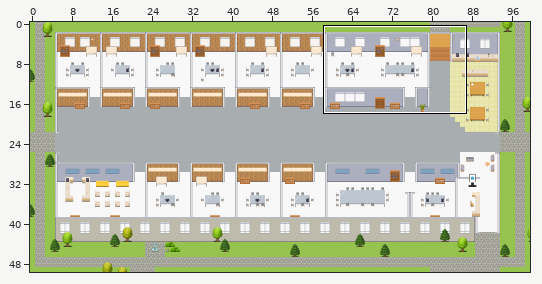
Level history. Tiled map (JSON): maps/CS-Customer-Experience-Platform-Farmer-Experience-Unit.tmj. Above, an overview of the earlier version with the close-up marked.
Close-up. Before the commit:
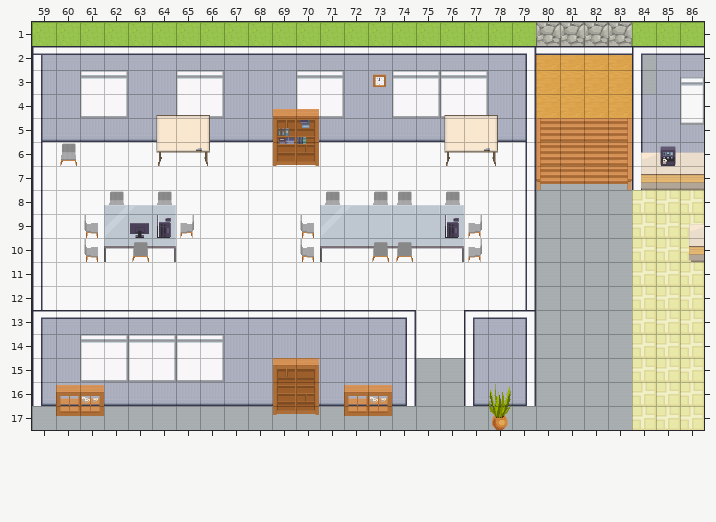
Cells are 32x32 px. Shown: x 59..86, y 1..17. The commit also changed other parts of the map, which this record leaves out.
Now the later version:
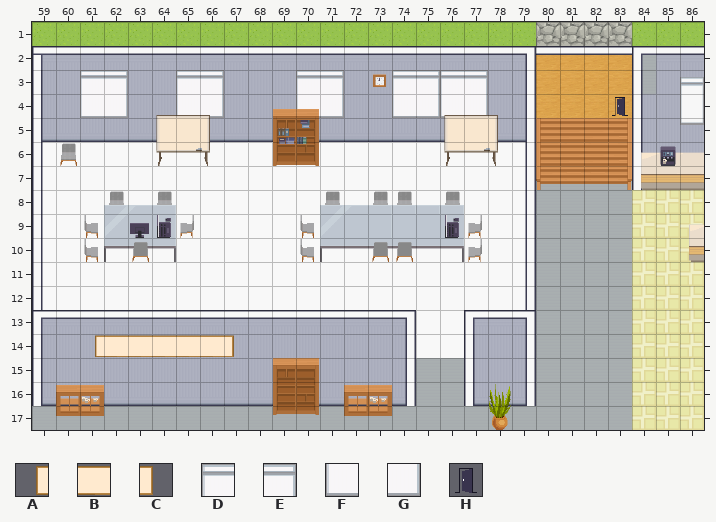
Key: from "Decoration": A 49, B 50, C 51; from "Room_Builder": D 738, E 739, F 763, G 764; from "User_Zones": H 65.
_ is an empty cell.
See-through tiles are keyed as they look on the map.
Edits made:
Layer "windows":
y 14: x 61..66 DEDEDE -> ______
y 15: x 61..66 FGFGFG -> ______
Layer "tech":
y 14: x 61..67 _______ -> ABBBBBC
Layer "zones":
y 4: x 83 _ -> H
